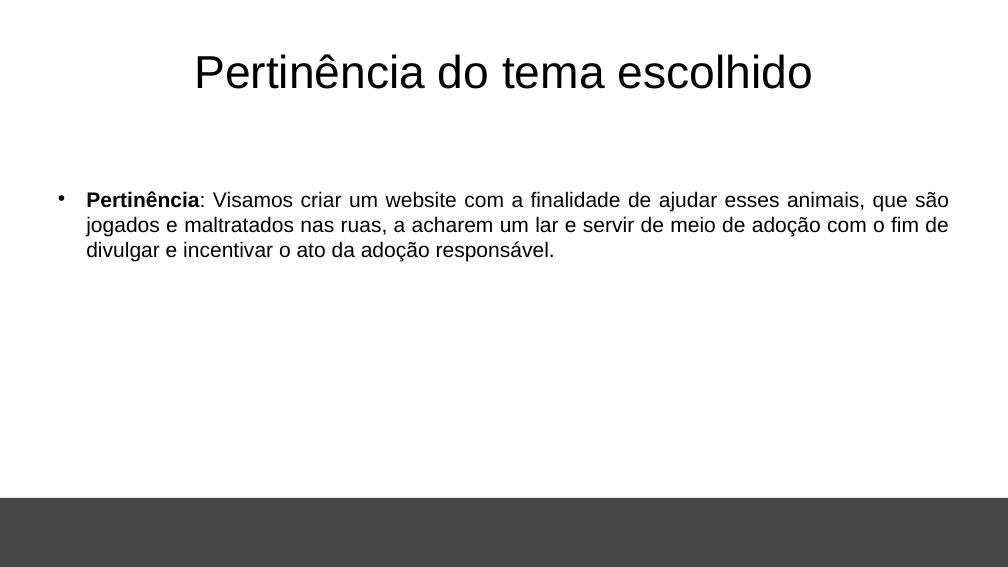
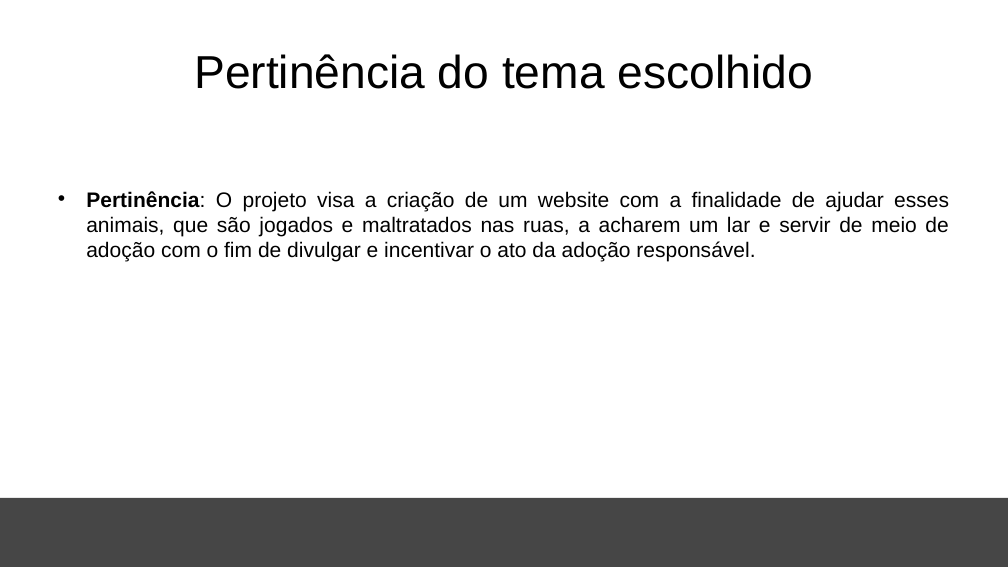
Before and after one commit to Bewwwy/TCC, a slide deck: slide 6 of Arquivos/TCC.pptx. Drawn at 1008x567 pixels with LibreOffice and Linux fonts; fonts in the diff are those of the drawing; background and template pictures are left out. Boxes give left, top, right and bottom in pixels: in the first picture for what was removed or moved away, otherwise in the second. Text is boxed around its words. In the diff, an @@ line names an element or a change of style, - is before the commit and + after.

```diff
--- a/Arquivos/TCC.pptx
+++ b/Arquivos/TCC.pptx
@@ text at [86,191,949,261]: text changed @@
-• Pertinência: Visamos criar um website com a finalidade de ajudar esses animais, que são jogados e maltratados nas ruas, a acharem um lar e servir de meio de adoção com o fim de divulgar e incentivar o ato da adoção responsável.
+• Pertinência: O projeto visa a criação de um website com a finalidade de ajudar esses animais, que são jogados e maltratados nas ruas, a acharem um lar e servir de meio de adoção com o fim de divulgar e incentivar o ato da adoção responsável.
```
Also in this commit, not shown: 7 other slides changed, 4 slides added, 25 other files.
